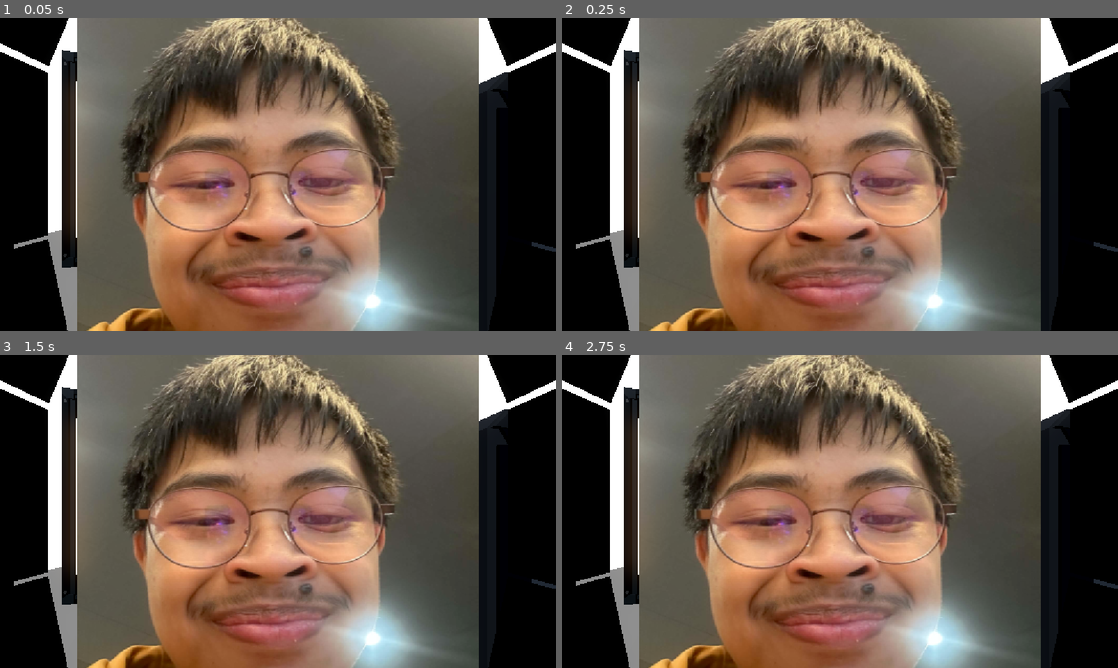
Above: before the commit, frames 1-4 (two rows, left to right).
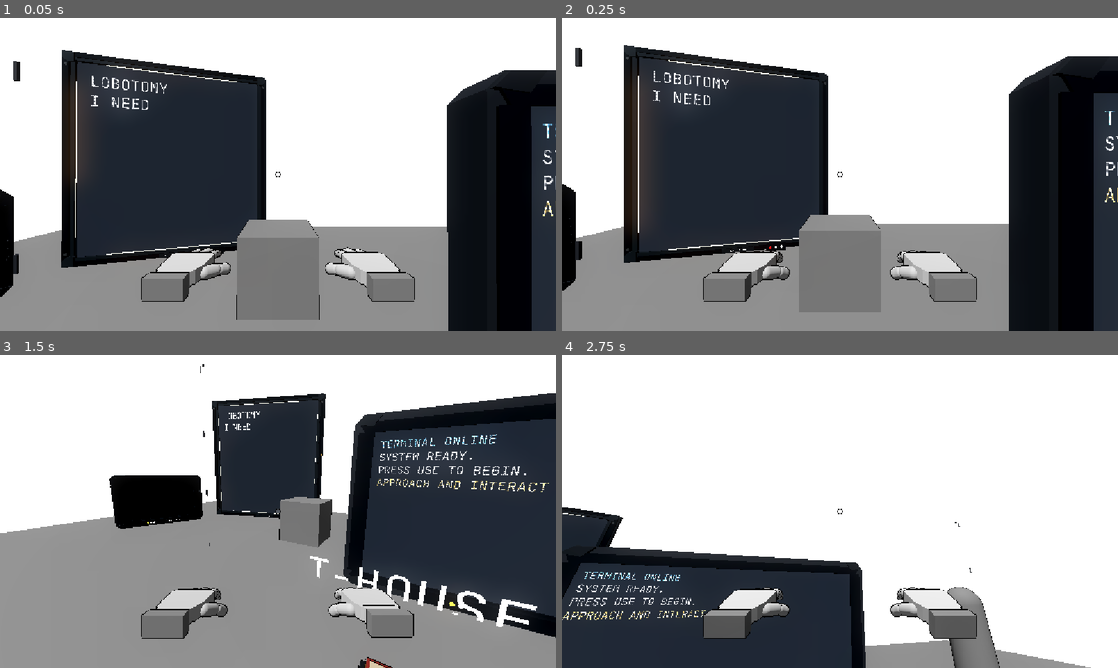
Above: after the commit, the same moments.

Repository: greedisfaust/fowl-play-project
Game: Godot game, scene res://arena/test_arena.tscn
Same seed, same stepped clock (60 frames per second), same inputs: the game is played once before the commit and once after it.
Inputs (mouse positions are in pixels of both pictures, inside the frame that each line leads up to):
- Up to frame 1 (0.05 s): no input
- Up to frame 2 (0.25 s): no input
- Up to frame 3 (1.5 s): tap Enter at 0.5 s; move the mouse to (400, 495) at 0.52 s; hold D (move_right) 0.53-1.25 s; hold E (interact) 0.53-1.25 s; click (400, 495) at 0.67 s; tap Space (jump) at 0.77 s; drag from (166, 527) to (250, 574) at 1.27 s
- Up to frame 4 (2.75 s): move the mouse to (895, 442) at 2.02 s; press the mouse at (895, 442) at 2.03 s; hold D (move_right) from 2.03 s (still down)

The runs differ from the first frame. In frame 1, 85% of the frame differs, in the area x 0-100%, y 0-100%; in frame 2, 85%; in frame 3, 94%; in frame 4, 96%.
Error before the commit: Parse Error: Cannot call non-static function "call()" on the class "res://player/owner_view_presentation.gd" directly. Make an instance instead. (res://player/…

Commit message:
fix: call owner view fade helper statically

Diff:
--- a/fowl-play/player/player.gd
+++ b/fowl-play/player/player.gd
@@ -920,7 +920,7 @@
 		_camera_collision.call("reset")
 		if rig != null:
 			rig.visible = true
-			rig.call("set_owner_view_visibility", true, float(OWNER_VIEW_PRESENTATION_SCRIPT.call("leg_visibility_weight", _pitch_radians)))
+			rig.call("set_owner_view_visibility", true, float(OWNER_VIEW_PRESENTATION_SCRIPT.leg_visibility_weight(_pitch_radians)))
 			rig.call("set_owner_head_visible", false)
 	if focus != null:
 		focus.call("set_active", is_local_player)
